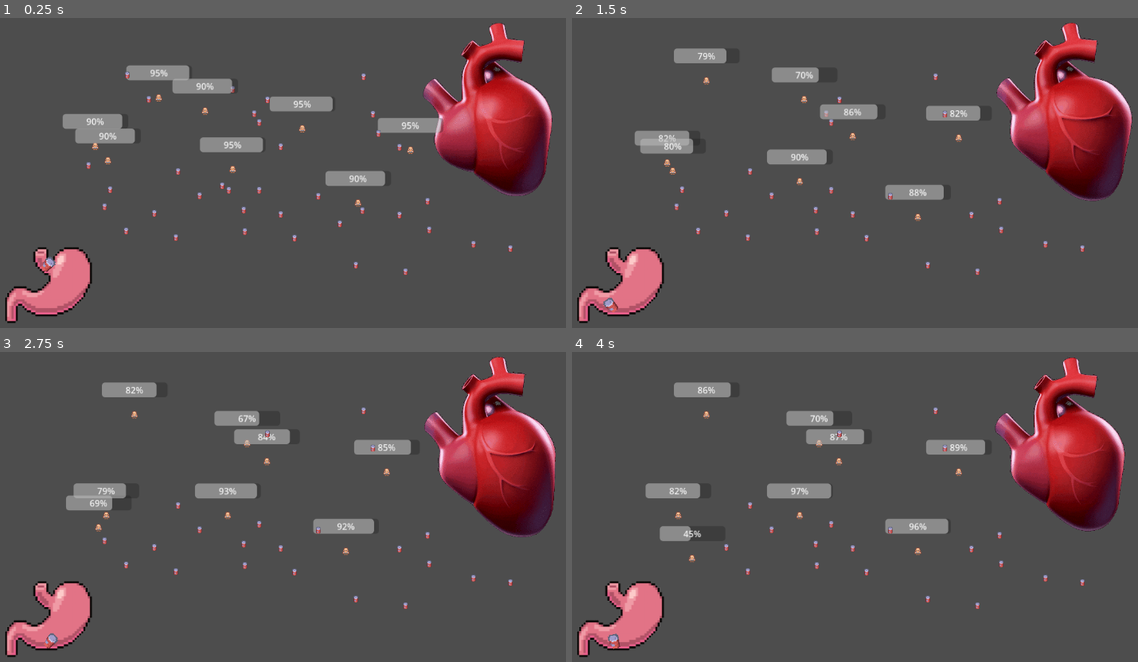
Above: before the commit, frames 1-4 (two rows, left to right).
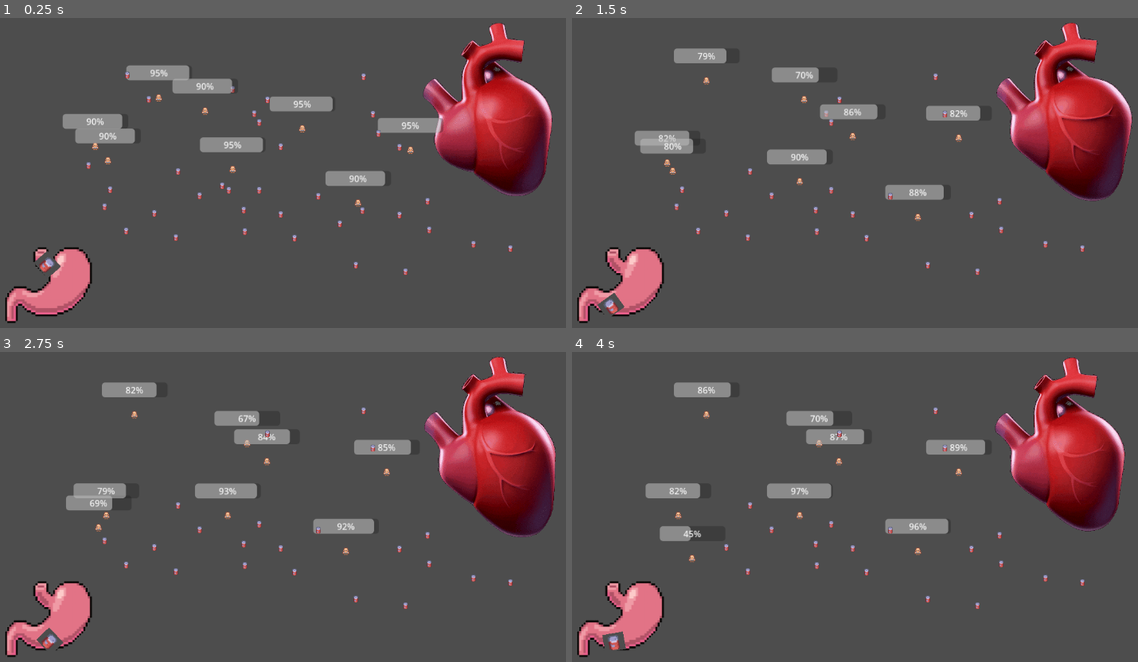
Above: after the commit, the same moments.

Repository: rundoom/Upraiser
Game: Godot game, scene res://world/world.tscn
Two runs of this game, one before a commit and one after it. Both use one fixed random seed, a clock stepped at 60 frames per second and the inputs below.
Inputs:
- Up to frame 1 (0.25 s): no input
- Up to frame 2 (1.5 s): no input
- Up to frame 3 (2.75 s): no input
- Up to frame 4 (4 s): no input

The runs differ from the first frame. In frame 1, 0.2% of the frame differs, in the area x 6-11%, y 75-84%; in frame 2, 0.2%, in the area x 4-10%, y 88-97%; in frame 3, 0.2%; in frame 4, 0.2%.

Commit message:
Shader dissolve

Diff:
--- a/general/food_for_stomach.tscn
+++ b/general/food_for_stomach.tscn
@@ -4,31 +4,42 @@
 [ext_resource type="Texture2D" uid="uid://cncuw7neav4lr" path="res://general/tilemap.png" id="1_xg0tw"]
 [ext_resource type="Texture2D" uid="uid://bjj08gefq1voq" path="res://general/RadialGradient.png" id="2_ers48"]
 
+[sub_resource type="Gradient" id="Gradient_uxxkq"]
+colors = PackedColorArray(0.545098, 0.545098, 0, 1, 1, 1, 1, 1)
+
+[sub_resource type="GradientTexture1D" id="GradientTexture1D_sh4ox"]
+gradient = SubResource("Gradient_uxxkq")
+
+[sub_resource type="ShaderMaterial" id="ShaderMaterial_wj5tq"]
+shader = ExtResource("1_rjp4b")
+shader_parameter/dissolveState = 0.0
+shader_parameter/noise = ExtResource("2_ers48")
+shader_parameter/gradient = SubResource("GradientTexture1D_sh4ox")
+
 [sub_resource type="CircleShape2D" id="CircleShape2D_4ajad"]
 radius = 15.0
 
-[sub_resource type="Gradient" id="Gradient_5wack"]
-colors = PackedColorArray(0.458824, 0.768627, 0, 1, 1, 1, 1, 1)
-
-[sub_resource type="GradientTexture1D" id="GradientTexture1D_45r5i"]
-gradient = SubResource("Gradient_5wack")
-
-[sub_resource type="ShaderMaterial" id="ShaderMaterial_yhsh6"]
-shader = ExtResource("1_rjp4b")
-shader_parameter/dissolveState = 0.685
-shader_parameter/noise = ExtResource("2_ers48")
-shader_parameter/gradient = SubResource("GradientTexture1D_45r5i")
-
 [node name="FoodForStomach" type="RigidBody2D"]
 
-[node name="CollisionShape2D" type="CollisionShape2D" parent="."]
-shape = SubResource("CircleShape2D_4ajad")
+[node name="SubViewportContainer" type="SubViewportContainer" parent="."]
+material = SubResource("ShaderMaterial_wj5tq")
+offset_left = -19.0
+offset_top = -16.0
+offset_right = 19.0
+offset_bottom = 16.0
 
-[node name="Sprite2D" type="Sprite2D" parent="."]
+[node name="SubViewport" type="SubViewport" parent="SubViewportContainer"]
+size = Vector2i(38, 32)
+
+[node name="Sprite2D" type="Sprite2D" parent="SubViewportContainer/SubViewport"]
 texture_filter = 1
-material = SubResource("ShaderMaterial_yhsh6")
 position = Vector2(0, -3)
 scale = Vector2(2.375, 2.1875)
 texture = ExtResource("1_xg0tw")
+centered = false
 region_enabled = true
 region_rect = Rect2(153, 153, 16, 16)
+
+[node name="CollisionShape2D" type="CollisionShape2D" parent="."]
+visible = false
+shape = SubResource("CircleShape2D_4ajad")
